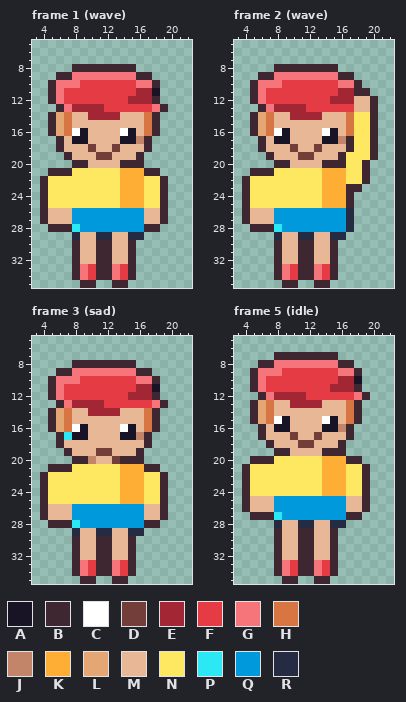
Two versions of one pixel-art file, art/depths/kid@50.aseprite. The picture above is the old version.
24x36 pixels, 5 frames. Shown: frame 1 (wave): x 3..22, y 5..35; frame 2 (wave): x 3..22, y 5..35; frame 3 (sad): x 3..22, y 5..35; frame 5 (idle): x 3..22, y 5..35. The commit also changed other frames, which this record leaves out.
Palette (. is transparent): A #181425  B #3e2731  C #ffffff  D #733e39  E #a22633  F #e43b44  G #f6757a  H #d77643  J #c28569  K #feae34  L #e4a672  M #e8b796  N #fee761  P #2ce8f5  Q #0099db  R #262b44
Pixels before, frame 1 (wave), first column x 4:
 8 ....BBBBBBBB....
 9 ..BBGGGGGGGGBB..
10 .BGGGFFFFFFFGGB.
11 .BGFFFFFFFFFEEA.
12 .BGFFFFFFFFEEEB.
13 ..BGEEEEFFFFFFGB
14 .BLHMMEEEEMMMHB.
15 .BLHMMMMMMMMMHB.
16 .BLHCAMMMMCAMHB.
17 ..BMAAMMMMAAJB..
18 ..BMMMDMMDMMMB..
19 ...BMMMDDMMMB...
20 ....BBMMMMBBB...
21 .BBBNNNNNNKKKBB.
22 BNNNNNNNNNKKKNNB
23 BNNNNNNNNNKKKNNB
24 BNNNNNNNNNKKKNNB
25 BNNNNNNNNNKKKNNB
26 BMMMQQQQQQQQQMMB
27 BMMMQQQQQQQQQMMB
28 .BBBPQQQQQQQQBB.
29 ....RMMRRMMRR...
30 ....BMMBBMMB....
31 ....BMMBBMMB....
32 ....BMMBBMMB....
33 ....BGFBBGFB....
34 ....BGFBBGFB....
35 .....BB..BB.....
Pixels before, frame 2 (wave), first column x 4:
 8 ....BBBBBBBB.....
 9 ..BBGGGGGGGGBB...
10 .BGGGFFFFFFFGGB..
11 .BGFFFFFFFFFEEBB.
12 .BGFFFFFFFFEEEMMB
13 ..BGEEEEFFFFFFMMB
14 .BLHMMEEEEMMMHNNB
15 .BLHMMMMMMMMMHNNB
16 .BLHCAMMMMCAMHNNB
17 ..BMAAMMMMAAJBNNB
18 ..BMMMDMMDMMMBNNB
19 ...BMMMDDMMMBNNNB
20 ....BBMMMMBBBNNB.
21 .BBBNNNNNNKKKNNB.
22 BNNNNNNNNNKKKNNB.
23 BNNNNNNNNNKKKBB..
24 BNNNNNNNNNKKKB...
25 BNNNNNNNNNKKKB...
26 BMMMQQQQQQQQQR...
27 BMMMQQQQQQQQQR...
28 .BBBPQQQQQQQQR...
29 ....RMMRRMMRR....
30 ....BMMBBMMB.....
31 ....BMMBBMMB.....
32 ....BMMBBMMB.....
33 ....BGFBBGFB.....
34 ....BGFBBGFB.....
35 .....BB..BB......
Pixels before, frame 3 (sad), first column x 4:
 8 ....BBBBBBBB....
 9 ..BBGGGGGGGGBB..
10 .BGGGFFFFFFFGGB.
11 .BGFFFFFFFFFEEA.
12 .BGFFFFFFFFEEEB.
13 ..BGEEEEFFFFFFGB
14 .BLHMMEEEEMMMHB.
15 .BLHMMMMMMMMMHB.
16 .BLHCAMMMMCAMHB.
17 ..BPAAMMMMAAJB..
18 ..BMMMMMMMMMMB..
19 ...BMMMDDMMMB...
20 ....BBJMMDBBB...
21 .BBBNNNNNNKKKBB.
22 BNNNNNNNNNKKKNNB
23 BNNNNNNNNNKKKNNB
24 BNNNNNNNNNKKKNNB
25 BNNNNNNNNNKKKNNB
26 BMMMQQQQQQQQQMMB
27 BMMMQQQQQQQQQMMB
28 .BBBPQQQQQQQQBB.
29 ....RMMRRMMRR...
30 ....BMMBBMMB....
31 ....BMMBBMMB....
32 ....BMMBBMMB....
33 ....BGFBBGFB....
34 ....BGFBBGFB....
35 .....BB..BB.....
Pixels before, frame 5 (idle), first column x 4:
 7 ....BBBBBBBB....
 8 ..BBGGGGGGGGBB..
 9 .BGGGFFFFFFFGGB.
10 .BGFFFFFFFFFEEA.
11 .BGFFFFFFFFEEEB.
12 ..BGEEEEFFFFFFGB
13 .BLHMMEEEEMMMHB.
14 .BLHMMMMMMMMMHB.
15 .BLHCAMMMMCAMHB.
16 ..BMAAMMMMAAJB..
17 ..BMMMDMMDMMMB..
18 ...BMMMDDMMMB...
19 ....BBMMMMBBB...
20 .BBBNNNNNNKKKBB.
21 BNNNNNNNNNKKKNNB
22 BNNNNNNNNNKKKNNB
23 BNNNNNNNNNKKKNNB
24 BNNNNNNNNNKKKNNB
25 BMMMQQQQQQQQQMMB
26 BMMMQQQQQQQQQMMB
27 .BBBPQQQQQQQQBB.
28 ....RMMRRMMRR...
29 ....BMMBBMMB....
30 ....BMMBBMMB....
31 ....BMMBBMMB....
32 ....BMMBBMMB....
33 ....BGFBBGFB....
34 ....BGFBBGFB....
35 .....BB..BB.....
After:
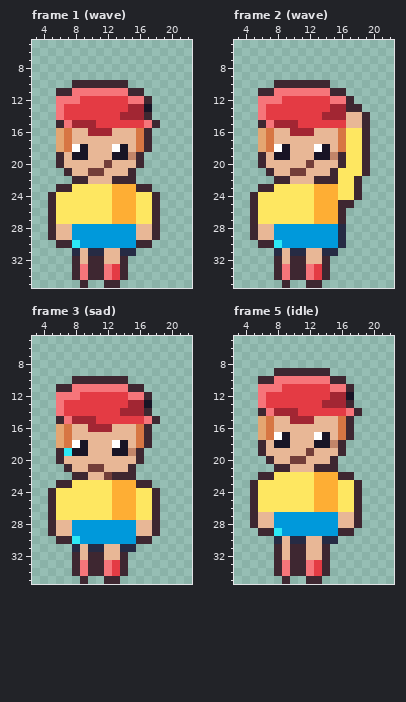
What changed:
Changed rows in their new state; - is an unchanged pixel.
Frame 1 (wave):
first column x 4:
 8 ----........----
 9 --............--
10 -...BBBBBBB....-
11 -.BBGGGGGGGBB..-
12 -.-GG------GGB.-
13 --GFFFFF---EEA..
14 -.GFFFFFFFEEEB.-
15 -.BGEEEFFFFFFG--
16 -.--MMEEE-MMHB.-
17 --LHMM----MMH---
18 --LHCAM--CA-H---
19 --BMAA-MMAAJ----
20 --BMMM--D-MM----
21 -..-MMDDMMMB...-
22 ....BBMMMBBB....
23 ..BB-----K--BB..
24 .B-------K--N-B.
25 .B-------K--N-B.
26 .BNNNNNNNKKKNNB.
27 .BNNNNNNNKKKNNB.
28 --MMQ-------MM--
29 -BMMQQQQQQQQMMB-
30 --BBPQQQQQQQBB--
31 ----R-RRM-RR----
32 ------B-M-B.----
33 ------B-GFB.----
34 ------B-GFB.----
35 ------.-B-.-----
Frame 2 (wave):
first column x 4:
 8 ----........-----
 9 --............---
10 -...BBBBBBB....--
11 -.BBGGGGGGGBB...-
12 -.-GG------GGB...
13 --GFFFFF---EEBB..
14 -.GFFFFFFFEEEMMB.
15 -.BGEEEFFFFFFMMB.
16 -.--MMEEE-MMHN-B.
17 --LHMM----MMHN-B.
18 --LHCAM--CA-HN-B.
19 --BMAA-MMAAJ---B.
20 --BMMM--D-MM-----
21 -..-MMDDMMMBN----
22 ....BBMMMBBBN-B.-
23 ..BB-----K--NN---
24 .B-------K--NNB--
25 .B-------K--B----
26 .BNNNNNNNKKKB.---
27 .BNNNNNNNKKKB.---
28 --MMQ-------R.---
29 -BMMQQQQQQQQ-----
30 --BBPQQQQQQQR----
31 ----R-RRM-RR-----
32 ------B-M-B.-----
33 ------B-GFB.-----
34 ------B-GFB.-----
35 ------.-B-.------
Frame 3 (sad):
first column x 4:
 8 ----........----
 9 --............--
10 -...BBBBBBB....-
11 -.BBGGGGGGGBB..-
12 -.-GG------GGB.-
13 --GFFFFF---EEA..
14 -.GFFFFFFFEEEB.-
15 -.BGEEEFFFFFFG--
16 -.--MMEEE-MMHB.-
17 --LHMM----MMH---
18 --LHCA---CA-H---
19 --BPAA-MMAAJ----
20 --BMMMM--MMM----
21 -..-MMDDMMMB...-
22 ....BBMMDBBB....
23 ..BB-----K--BB..
24 .B-------K--N-B.
25 .B-------K--N-B.
26 .BNNNNNNNKKKNNB.
27 .BNNNNNNNKKKNNB.
28 --MMQ-------MM--
29 -BMMQQQQQQQQMMB-
30 --BBPQQQQQQQBB--
31 ----R-RRM-RR----
32 ------B-M-B.----
33 ------B-GFB.----
34 ------B-GFB.----
35 ------.-B-.-----
Frame 5 (idle):
first column x 4:
 7 ----........----
 8 --............--
 9 -...BBBBBBB....-
10 -.BBGGGGGGGBB..-
11 -.-GG------GGB.-
12 --GFFFFF---EEA..
13 -.GFFFFFFFEEEB.-
14 -.BGEEEFFFFFFG--
15 -.--MMEEE-MMHB.-
16 --LHMM----MMH---
17 --LHCAM--CA-H---
18 --BMAA-MMAAJ----
19 --BMMM--D-MM----
20 -..-MMDDMMMB...-
21 ....BBMMMBBB....
22 ..BB-----K--BB..
23 .B-------K--N-B.
24 .B-------K--N-B.
25 .BNNNNNNNKKKNNB.
26 .BNNNNNNNKKKNNB.
27 --MMQ-------MM--
28 -BMMQQQQQQQQMMB-
29 --BBPQQQQQQQBB--
30 ----R-RRM-RR----
31 ------B-M-B.----
32 ------B-M-B.----
33 ------B-GFB.----
34 ------B-GFB.----
35 ------.-B-.-----
Where, in picture pixels (left, top, right, bottom), the same in both pictures:
changed: (40, 64, 168, 288)
changed: (242, 64, 378, 288)
changed: (40, 360, 168, 584)
changed: (242, 352, 370, 584)
